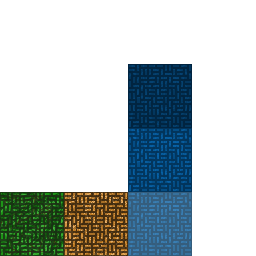
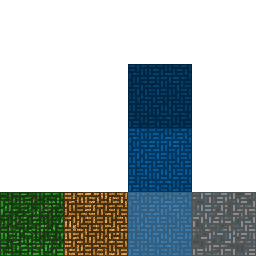
Before/after of a 256x256 layered artwork. What changed in the layer stack:
added layer "IronOreTexture" in group "BiomesGroup" over [left=192, top=192, right=256, bottom=256]
painted on "GrassTexture" over [left=1, top=193, right=54, bottom=255]
